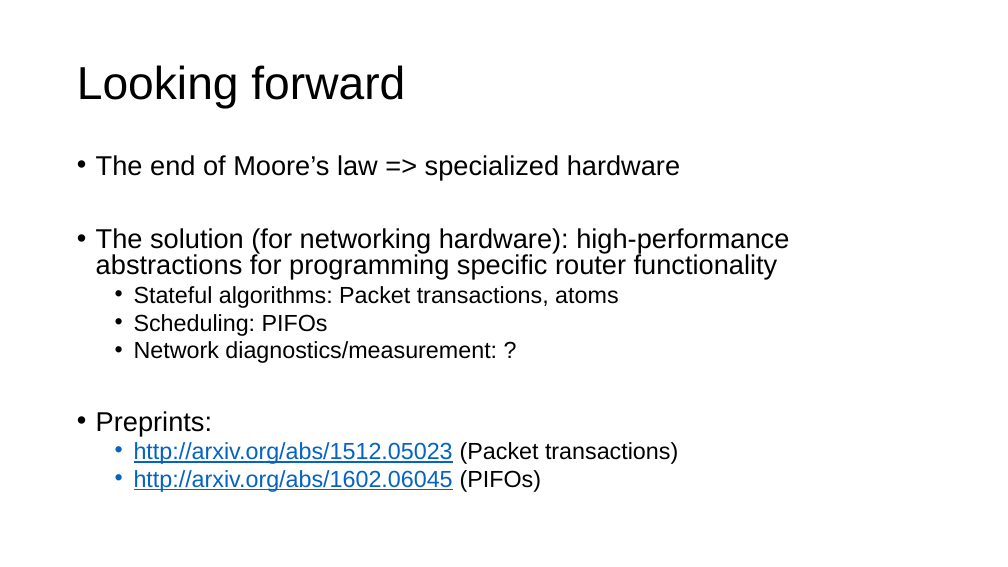
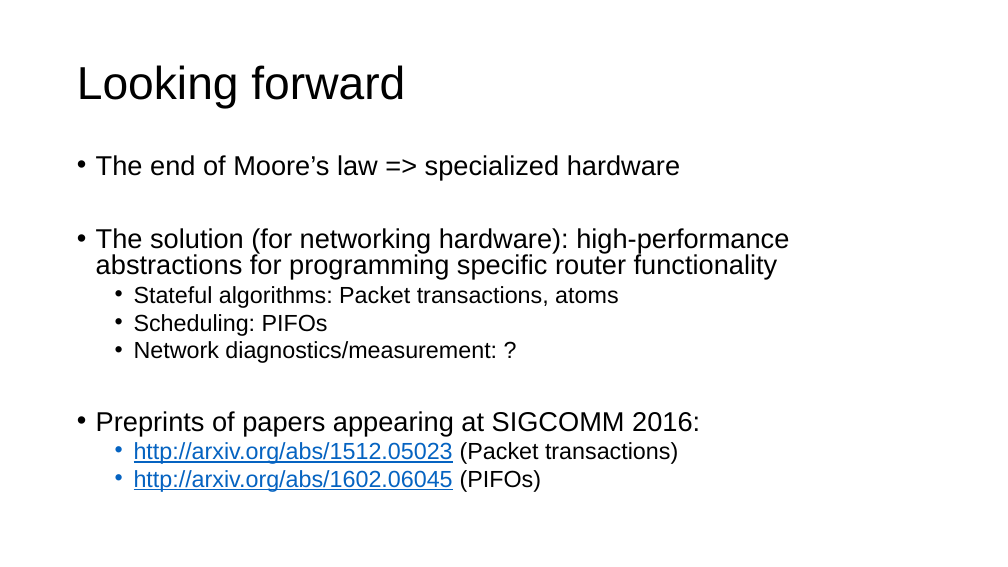
Before and after one commit to anirudhSK/pifo-domino-marple-ppts, a slide deck: slide 48 of domino_pifo.pptx. Drawn at 1008x567 pixels with LibreOffice and Linux fonts; fonts in the diff are those of the drawing. Boxes give left, top, right and bottom in pixels: in the first picture for what was removed or moved away, otherwise in the second. Text is boxed around its words. In the diff, an @@ line names an element or a change of style, - is before the commit and + after.

Commit message:
Version presented at Cornell systems lunch

```diff
--- a/domino_pifo.pptx
+++ b/domino_pifo.pptx
@@ text at <box>96,411,700,435</box>: text changed @@
-• Preprints:
+• Preprints of papers appearing at SIGCOMM 2016:
```
